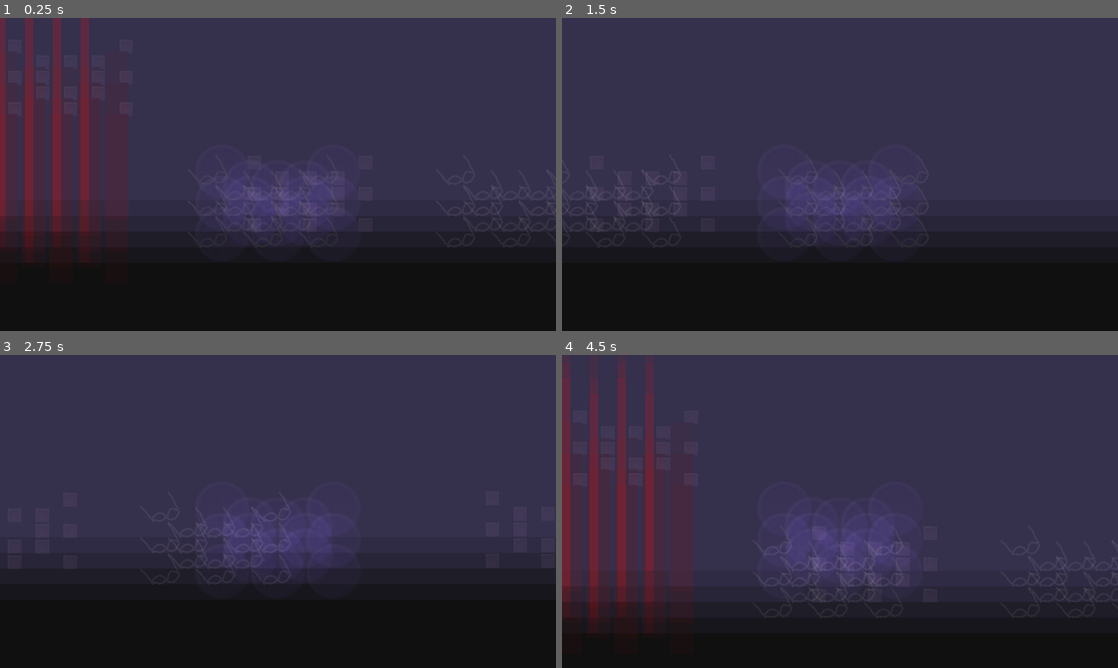
Above: before the commit, frames 1-4 (two rows, left to right).
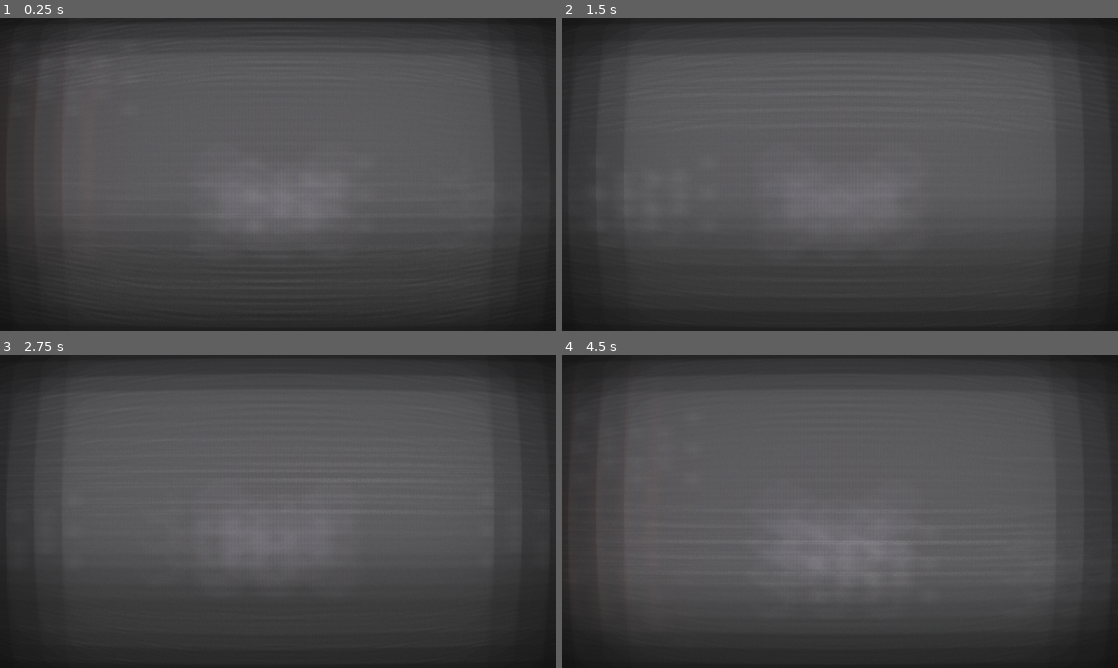
Above: after the commit, the same moments.

Repository: KaratePikachu/JamfestFall2024
Game: Godot game, scene res://Level/test_open_world.tscn
The game is run twice, just before and just after one commit, with the same random seed, the same clock (stepped at 60 frames per second) and the same inputs.
Inputs:
- Up to frame 1 (0.25 s): no input
- Up to frame 2 (1.5 s): tap Enter at 0.5 s; hold 5 (equip_drone) 0.53-1.28 s; hold D (move_right) from 0.53 s (still down); tap Space (jump) at 0.77 s; tap 3 (equip_infared) at 1.35 s
- Up to frame 3 (2.75 s): tap Space (jump) at 1.52 s; release D (move_right) at 2.03 s; hold A (move_left) from 2.03 s (still down); hold 8 (equip_kaleidoscope) from 2.03 s (still down)
- Up to frame 4 (4.5 s): release A (move_left) at 2.78 s; release 8 (equip_kaleidoscope) at 2.78 s; hold D (move_right) 2.78-4.28 s; tap 6 (equip_lidar) at 2.85 s; tap Space (jump) at 3.02, 3.77 s; hold 9 (equip_monocle) 3.53-4.28 s; hold A (move_left) from 4.28 s (still down); tap 7 (equip_normal) at 4.35 s

The runs differ from the first frame. In frame 1, 80% of the frame differs, in the area x 0-100%, y 0-99%; in frame 2, 77%; in frame 3, 77%; in frame 4, 79%.

Commit message:
Drone post processing

Diff:
--- a/Canvas/vision_effects.gd
+++ b/Canvas/vision_effects.gd
@@ -13,11 +13,13 @@
 func disable_vision():
 	$Blindness.visible = false
 	$Sunglasses.visible = false
+	$Drone.visible = false
 
 func enable_vision(glasses : Player.Glasses):
 	if(glasses == Player.Glasses.NONE):
 		$Blindness.visible = true
 	elif(glasses == Player.Glasses.SUNGLASSES):
 		$Sunglasses.visible = true
-
+	elif(glasses == Player.Glasses.DRONE):
+		$Drone.visible = true
 	pass
--- a/Canvas/vision_effects.tscn
+++ b/Canvas/vision_effects.tscn
@@ -1,8 +1,11 @@
-[gd_scene load_steps=7 format=3 uid="uid://dp7fxu33gf8m0"]
+[gd_scene load_steps=13 format=3 uid="uid://dp7fxu33gf8m0"]
 
 [ext_resource type="Script" path="res://Canvas/vision_effects.gd" id="1_58afm"]
 [ext_resource type="Shader" path="res://Shaders/blur.gdshader" id="2_72r2q"]
 [ext_resource type="Shader" path="res://Shaders/tint.gdshader" id="3_ng80b"]
+[ext_resource type="Shader" path="res://Shaders/Blur.gdshader" id="4_uxciv"]
+[ext_resource type="Shader" path="res://Shaders/VCR.gdshader" id="5_swjpv"]
+[ext_resource type="Shader" path="res://Shaders/Desaturation.gdshader" id="6_4jvwh"]
 
 [sub_resource type="ShaderMaterial" id="ShaderMaterial_jqcd5"]
 shader = ExtResource("2_72r2q")
@@ -21,6 +24,42 @@
 shader_parameter/lod = 0.0
 shader_parameter/x_blur_offest = 0.02
 shader_parameter/y_blur_offest = 0.02
+
+[sub_resource type="ShaderMaterial" id="ShaderMaterial_i3kl3"]
+shader = ExtResource("6_4jvwh")
+shader_parameter/contrast = 0.7
+shader_parameter/saturation = 0.3
+
+[sub_resource type="ShaderMaterial" id="ShaderMaterial_fiv3v"]
+shader = ExtResource("4_uxciv")
+shader_parameter/scale = 1.0
+shader_parameter/lod = 0.0
+shader_parameter/x_blur_offest = 0.01
+shader_parameter/y_blur_offest = 0.01
+
+[sub_resource type="ShaderMaterial" id="ShaderMaterial_brhrr"]
+shader = ExtResource("5_swjpv")
+shader_parameter/overlay = true
+shader_parameter/scanlines_opacity = 0.129
+shader_parameter/scanlines_width = 0.5
+shader_parameter/grille_opacity = 0.128
+shader_parameter/resolution = Vector2(640, 480)
+shader_parameter/pixelate = true
+shader_parameter/roll = true
+shader_parameter/roll_speed = 3.0
+shader_parameter/roll_size = 24.467
+shader_parameter/roll_variation = 1.336
+shader_parameter/distort_intensity = 0.033
+shader_parameter/noise_opacity = 0.222
+shader_parameter/noise_speed = 5.0
+shader_parameter/static_noise_intensity = 0.06
+shader_parameter/aberration = 4.75e-08
+shader_parameter/brightness = 1.1
+shader_parameter/discolor = true
+shader_parameter/warp_amount = 0.32
+shader_parameter/clip_warp = false
+shader_parameter/vignette_intensity = 0.4
+shader_parameter/vignette_opacity = 0.222
 
 [node name="VisionEffects" type="CanvasLayer"]
 script = ExtResource("1_58afm")
@@ -58,3 +97,38 @@
 grow_vertical = 2
 size_flags_horizontal = 3
 size_flags_vertical = 3
+
+[node name="Drone" type="CanvasLayer" parent="."]
+
+[node name="CanvasLayer" type="CanvasLayer" parent="Drone"]
+
+[node name="Destauration" type="ColorRect" parent="Drone/CanvasLayer"]
+material = SubResource("ShaderMaterial_i3kl3")
+anchors_preset = 15
+anchor_right = 1.0
+anchor_bottom = 1.0
+grow_horizontal = 2
+grow_vertical = 2
+metadata/_edit_use_anchors_ = true
+
+[node name="CanvasLayer2" type="CanvasLayer" parent="Drone"]
+
+[node name="Blur" type="ColorRect" parent="Drone/CanvasLayer2"]
+material = SubResource("ShaderMaterial_fiv3v")
+anchors_preset = 15
+anchor_right = 1.0
+anchor_bottom = 1.0
+grow_horizontal = 2
+grow_vertical = 2
+metadata/_edit_use_anchors_ = true
+
+[node name="CanvasLayer3" type="CanvasLayer" parent="Drone"]
+
+[node name="VCR" type="ColorRect" parent="Drone/CanvasLayer3"]
+material = SubResource("ShaderMaterial_brhrr")
+anchors_preset = 15
+anchor_right = 1.0
+anchor_bottom = 1.0
+grow_horizontal = 2
+grow_vertical = 2
+metadata/_edit_use_anchors_ = true
--- /dev/null
+++ b/Shaders/Desaturation.gdshader
@@ -0,0 +1,16 @@
+shader_type canvas_item;
+
+
+uniform sampler2D SCREEN_TEXTURE: hint_screen_texture, repeat_disable, filter_nearest;
+
+uniform float contrast = 1.0;
+uniform float saturation = 1.0;
+
+void fragment() {
+    vec3 c = textureLod(SCREEN_TEXTURE, SCREEN_UV, 0.0).rgb;
+
+    c.rgb = mix(vec3(0.5), c.rgb, contrast);
+    c.rgb = mix(vec3(dot(vec3(1.0), c.rgb) * 0.33333), c.rgb, saturation);
+
+    COLOR.rgb = c;
+}
--- /dev/null
+++ b/Shaders/Screen post proccessing effects.tscn
@@ -0,0 +1,42 @@
+[gd_scene load_steps=5 format=3 uid="uid://ch3jcnxn5rxvu"]
+
+[ext_resource type="Shader" path="res://Shaders/Blur.gdshader" id="1_wryif"]
+[ext_resource type="Shader" path="res://Shaders/Sunglasses.gdshader" id="2_61tgl"]
+
+[sub_resource type="ShaderMaterial" id="ShaderMaterial_2u8dp"]
+shader = ExtResource("1_wryif")
+shader_parameter/scale = 1.0
+shader_parameter/lod = 0.0
+shader_parameter/x_blur_offest = 0.03
+shader_parameter/y_blur_offest = 0.03
+
+[sub_resource type="ShaderMaterial" id="ShaderMaterial_phv0s"]
+shader = ExtResource("2_61tgl")
+shader_parameter/sunGlass_color = Color(0.117647, 0.117647, 0.117647, 0.745098)
+
+[node name="Node2D" type="Node2D"]
+
+[node name="CanvasLayer" type="CanvasLayer" parent="."]
+
+[node name="BlurScreen" type="ColorRect" parent="CanvasLayer"]
+material = SubResource("ShaderMaterial_2u8dp")
+anchors_preset = 15
+anchor_right = 1.0
+anchor_bottom = 1.0
+grow_horizontal = 2
+grow_vertical = 2
+
+[node name="SunglassesScreen" type="ColorRect" parent="CanvasLayer"]
+material = SubResource("ShaderMaterial_phv0s")
+anchors_preset = 15
+anchor_right = 1.0
+anchor_bottom = 1.0
+grow_horizontal = 2
+grow_vertical = 2
+
+[node name="ColorRect" type="ColorRect" parent="CanvasLayer"]
+anchors_preset = 15
+anchor_right = 1.0
+anchor_bottom = 1.0
+grow_horizontal = 2
+grow_vertical = 2
--- /dev/null
+++ b/Shaders/Sunglasses.gdshader
@@ -0,0 +1,11 @@
+shader_type canvas_item;
+// 1e1e1ebe new for source color (old = 646464e7)
+uniform vec4 sunGlass_color : source_color;
+void vertex() {
+	// Called for every vertex the material is visible on.
+}
+
+void fragment() {
+	// Called for every pixel the material is visible on.
+	COLOR *= sunGlass_color;
+}
--- /dev/null
+++ b/Shaders/Test/VCR test.tscn
@@ -0,0 +1,79 @@
+[gd_scene load_steps=8 format=3 uid="uid://211fpmpt7lgc"]
+
+[ext_resource type="Texture2D" uid="uid://b4kmo1gwee084" path="res://Shaders/Test/20230708_101806-47f4.jpg" id="1_y85um"]
+[ext_resource type="Shader" path="res://Shaders/Blur.gdshader" id="2_neav7"]
+[ext_resource type="Shader" path="res://Shaders/VCR.gdshader" id="3_q204k"]
+[ext_resource type="Shader" path="res://Shaders/Desaturation.gdshader" id="4_56w21"]
+
+[sub_resource type="ShaderMaterial" id="ShaderMaterial_jbqip"]
+shader = ExtResource("4_56w21")
+shader_parameter/contrast = 0.7
+shader_parameter/saturation = 0.3
+
+[sub_resource type="ShaderMaterial" id="ShaderMaterial_a2rgc"]
+shader = ExtResource("2_neav7")
+shader_parameter/scale = 1.0
+shader_parameter/lod = 0.0
+shader_parameter/x_blur_offest = 0.01
+shader_parameter/y_blur_offest = 0.01
+
+[sub_resource type="ShaderMaterial" id="ShaderMaterial_h7oav"]
+shader = ExtResource("3_q204k")
+shader_parameter/overlay = true
+shader_parameter/scanlines_opacity = 0.129
+shader_parameter/scanlines_width = 0.5
+shader_parameter/grille_opacity = 0.128
+shader_parameter/resolution = Vector2(640, 480)
+shader_parameter/pixelate = true
+shader_parameter/roll = true
+shader_parameter/roll_speed = 3.0
+shader_parameter/roll_size = 24.467
+shader_parameter/roll_variation = 1.336
+shader_parameter/distort_intensity = 0.033
+shader_parameter/noise_opacity = 0.222
+shader_parameter/noise_speed = 5.0
+shader_parameter/static_noise_intensity = 0.06
+shader_parameter/aberration = 4.75e-08
+shader_parameter/brightness = 1.1
+shader_parameter/discolor = true
+shader_parameter/warp_amount = 0.32
+shader_parameter/clip_warp = false
+shader_parameter/vignette_intensity = 0.4
+shader_parameter/vignette_opacity = 0.222
+
+[node name="Node2D" type="Node2D"]
+
+[node name="Sprite2D" type="Sprite2D" parent="."]
+texture = ExtResource("1_y85um")
+
+[node name="Drone" type="CanvasLayer" parent="."]
+
+[node name="CanvasLayer" type="CanvasLayer" parent="Drone"]
+
+[node name="Destauration" type="ColorRect" parent="Drone/CanvasLayer"]
+material = SubResource("ShaderMaterial_jbqip")
+anchors_preset = 15
+anchor_right = 1.0
+anchor_bottom = 1.0
+grow_horizontal = 2
+grow_vertical = 2
+
+[node name="CanvasLayer2" type="CanvasLayer" parent="Drone"]
+
+[node name="Blur" type="ColorRect" parent="Drone/CanvasLayer2"]
+material = SubResource("ShaderMaterial_a2rgc")
+anchors_preset = 15
+anchor_right = 1.0
+anchor_bottom = 1.0
+grow_horizontal = 2
+grow_vertical = 2
+
+[node name="CanvasLayer3" type="CanvasLayer" parent="Drone"]
+
+[node name="VCR" type="ColorRect" parent="Drone/CanvasLayer3"]
+material = SubResource("ShaderMaterial_h7oav")
+anchors_preset = 15
+anchor_right = 1.0
+anchor_bottom = 1.0
+grow_horizontal = 2
+grow_vertical = 2
--- /dev/null
+++ b/Shaders/VCR.gdshader
@@ -0,0 +1,232 @@
+/*
+Shader from Godot Shaders - the free shader library.
+godotshaders.com/shader/VHS-and-CRT-monitor-effect
+
+This shader is under CC0 license. Feel free to use, improve and
+change this shader according to your needs and consider sharing
+the modified result to godotshaders.com.
+*/
+
+shader_type canvas_item;
+
+
+uniform sampler2D SCREEN_TEXTURE: hint_screen_texture, repeat_disable, filter_linear_mipmap;
+
+//*** IMPORTANT! ***/
+// - If you are using this shader to affect the node it is applied to set 'overlay' to false (unchecked in the instepctor).
+// - If you are using this shader as an overlay, and want the shader to affect the nodes below in the Scene hierarchy,
+//   set 'overlay' to true (checked in the inspector).
+// On Mac there is potentially a bug causing this to not work properly. If that is the case and you want to use the shader as an overlay
+// change all "overlay ? SCREEN_TEXTURE : TEXTURE" to only "SCREEN_TEXTURE" on lines 129-140, and "vec2 uv = overlay ? warp(SCREEN_UV) : warp(UV);"
+// to "vec2 uv = warp(SCREEN_UV);" on line 98.
+uniform bool overlay = false;
+
+uniform float scanlines_opacity : hint_range(0.0, 1.0) = 0.4;
+uniform float scanlines_width : hint_range(0.0, 0.5) = 0.25;
+uniform float grille_opacity : hint_range(0.0, 1.0) = 0.3;
+uniform vec2 resolution = vec2(640.0, 480.0); // Set the number of rows and columns the texture will be divided in. Scanlines and grille will make a square based on these values
+
+uniform bool pixelate = true; // Fill each square ("pixel") with a sampled color, creating a pixel look and a more accurate representation of how a CRT monitor would work.
+
+uniform bool roll = true;
+uniform float roll_speed = 8.0; // Positive values are down, negative are up
+uniform float roll_size : hint_range(0.0, 100.0) = 15.0;
+uniform float roll_variation : hint_range(0.1, 5.0) = 1.8; // This valie is not an exact science. You have to play around with the value to find a look you like. How this works is explained in the code below.
+uniform float distort_intensity : hint_range(0.0, 0.2) = 0.05; // The distortion created by the rolling effect.
+
+uniform float noise_opacity : hint_range(0.0, 1.0) = 0.4;
+uniform float noise_speed = 5.0; // There is a movement in the noise pattern that can be hard to see first. This sets the speed of that movement.
+
+uniform float static_noise_intensity : hint_range(0.0, 1.0) = 0.06;
+
+uniform float aberration : hint_range(-1.0, 1.0) = 0.03; // Chromatic aberration, a distortion on each color channel.
+uniform float brightness = 1.4; // When adding scanline gaps and grille the image can get very dark. Brightness tries to compensate for that.
+uniform bool discolor = true; // Add a discolor effect simulating a VHS
+
+uniform float warp_amount :hint_range(0.0, 5.0) = 1.0; // Warp the texture edges simulating the curved glass of a CRT monitor or old TV.
+uniform bool clip_warp = false;
+
+uniform float vignette_intensity = 0.4; // Size of the vignette, how far towards the middle it should go.
+uniform float vignette_opacity : hint_range(0.0, 1.0) = 0.5;
+
+// Used by the noise functin to generate a pseudo random value between 0.0 and 1.0
+vec2 random(vec2 uv){
+    uv = vec2( dot(uv, vec2(127.1,311.7) ),
+               dot(uv, vec2(269.5,183.3) ) );
+    return -1.0 + 2.0 * fract(sin(uv) * 43758.5453123);
+}
+
+// Generate a Perlin noise used by the distortion effects
+float noise(vec2 uv) {
+    vec2 uv_index = floor(uv);
+    vec2 uv_fract = fract(uv);
+
+    vec2 blur = smoothstep(0.0, 1.0, uv_fract);
+
+    return mix( mix( dot( random(uv_index + vec2(0.0,0.0) ), uv_fract - vec2(0.0,0.0) ),
+                     dot( random(uv_index + vec2(1.0,0.0) ), uv_fract - vec2(1.0,0.0) ), blur.x),
+                mix( dot( random(uv_index + vec2(0.0,1.0) ), uv_fract - vec2(0.0,1.0) ),
+                     dot( random(uv_index + vec2(1.0,1.0) ), uv_fract - vec2(1.0,1.0) ), blur.x), blur.y) * 0.5 + 0.5;
+}
+
+// Takes in the UV and warps the edges, creating the spherized effect
+vec2 warp(vec2 uv){
+	vec2 delta = uv - 0.5;
+	float delta2 = dot(delta.xy, delta.xy);
+	float delta4 = delta2 * delta2;
+	float delta_offset = delta4 * warp_amount;
+
+	return uv + delta * delta_offset;
+}
+
+// Adds a black border to hide stretched pixel created by the warp effect
+float border (vec2 uv){
+	float radius = min(warp_amount, 0.08);
+	radius = max(min(min(abs(radius * 2.0), abs(1.0)), abs(1.0)), 1e-5);
+	vec2 abs_uv = abs(uv * 2.0 - 1.0) - vec2(1.0, 1.0) + radius;
+	float dist = length(max(vec2(0.0), abs_uv)) / radius;
+	float square = smoothstep(0.96, 1.0, dist);
+	return clamp(1.0 - square, 0.0, 1.0);
+}
+
+// Adds a vignette shadow to the edges of the image
+float vignette(vec2 uv){
+	uv *= 1.0 - uv.xy;
+	float vignette = uv.x * uv.y * 15.0;
+	return pow(vignette, vignette_intensity * vignette_opacity);
+}
+
+void fragment()
+{
+	vec2 uv = overlay ? warp(SCREEN_UV) : warp(UV); // Warp the uv. uv will be used in most cases instead of UV to keep the warping
+	vec2 text_uv = uv;
+	vec2 roll_uv = vec2(0.0);
+	float time = roll ? TIME : 0.0;
+
+
+	// Pixelate the texture based on the given resolution.
+	if (pixelate)
+	{
+		text_uv = ceil(uv * resolution) / resolution;
+	}
+
+	// Create the rolling effect. We need roll_line a bit later to make the noise effect.
+	// That is why this runs if roll is true OR noise_opacity is over 0.
+	float roll_line = 0.0;
+	if (roll || noise_opacity > 0.0)
+	{
+		// Create the areas/lines where the texture will be distorted.
+		roll_line = smoothstep(0.3, 0.9, sin(uv.y * roll_size - (time * roll_speed) ) );
+		// Create more lines of a different size and apply to the first set of lines. This creates a bit of variation.
+		roll_line *= roll_line * smoothstep(0.3, 0.9, sin(uv.y * roll_size * roll_variation - (time * roll_speed * roll_variation) ) );
+		// Distort the UV where where the lines are
+		roll_uv = vec2(( roll_line * distort_intensity * (1.-UV.x)), 0.0);
+	}
+
+	vec4 text;
+	if (roll)
+	{
+		// If roll is true distort the texture with roll_uv. The texture is split up into RGB to
+		// make some chromatic aberration. We apply the aberration to the red and green channels accorging to the aberration parameter
+		// and intensify it a bit in the roll distortion.
+		text.r = texture(SCREEN_TEXTURE, text_uv + roll_uv * 0.8 + vec2(aberration, 0.0) * .1).r;
+		text.g = texture(SCREEN_TEXTURE, text_uv + roll_uv * 1.2 - vec2(aberration, 0.0) * .1 ).g;
+		text.b = texture(SCREEN_TEXTURE, text_uv + roll_uv).b;
+		text.a = 1.0;
+	}
+	else
+	{
+		// If roll is false only apply the aberration without any distorion. The aberration values are very small so the .1 is only
+		// to make the slider in the Inspector less sensitive.
+		text.r = texture(SCREEN_TEXTURE, text_uv + vec2(aberration, 0.0) * .1).r;
+		text.g = texture(SCREEN_TEXTURE, text_uv - vec2(aberration, 0.0) * .1).g;
+		text.b = texture(SCREEN_TEXTURE, text_uv).b;
+		text.a = 1.0;
+	}
+
+	float r = text.r;
+	float g = text.g;
+	float b = text.b;
+
+	uv = warp(UV);
+
+	// CRT monitors don't have pixels but groups of red, green and blue dots or lines, called grille. We isolate the texture's color channels
+	// and divide it up in 3 offsetted lines to show the red, green and blue colors next to each other, with a small black gap between.
+	if (grille_opacity > 0.0){
+
+		float g_r = smoothstep(0.85, 0.95, abs(sin(uv.x * (resolution.x * 3.14159265))));
+		r = mix(r, r * g_r, grille_opacity);
+
+		float g_g = smoothstep(0.85, 0.95, abs(sin(1.05 + uv.x * (resolution.x * 3.14159265))));
+		g = mix(g, g * g_g, grille_opacity);
+
+		float b_b = smoothstep(0.85, 0.95, abs(sin(2.1 + uv.x * (resolution.x * 3.14159265))));
+		b = mix(b, b * b_b, grille_opacity);
+
+	}
+
+	// Apply the grille to the texture's color channels and apply Brightness. Since the grille and the scanlines (below) make the image very dark you
+	// can compensate by increasing the brightness.
+	text.r = clamp(r * brightness, 0.0, 1.0);
+	text.g = clamp(g * brightness, 0.0, 1.0);
+	text.b = clamp(b * brightness, 0.0, 1.0);
+
+	// Scanlines are the horizontal lines that make up the image on a CRT monitor.
+	// Here we are actual setting the black gap between each line, which I guess is not the right definition of the word, but you get the idea
+	float scanlines = 0.5;
+	if (scanlines_opacity > 0.0)
+	{
+		// Same technique as above, create lines with sine and applying it to the texture. Smoothstep to allow setting the line size.
+		scanlines = smoothstep(scanlines_width, scanlines_width + 0.5, abs(sin(uv.y * (resolution.y * 3.14159265))));
+		text.rgb = mix(text.rgb, text.rgb * vec3(scanlines), scanlines_opacity);
+	}
+
+	// Apply the banded noise.
+	if (noise_opacity > 0.0)
+	{
+		// Generate a noise pattern that is very stretched horizontally, and animate it with noise_speed
+		float noise = smoothstep(0.4, 0.5, noise(uv * vec2(2.0, 200.0) + vec2(10.0, (TIME * (noise_speed))) ) );
+
+		// We use roll_line (set above) to define how big the noise should be vertically (multiplying cuts off all black parts).
+		// We also add in some basic noise with random() to break up the noise pattern above. The noise is sized according to
+		// the resolution value set in the inspector. If you don't like this look you can
+		// change "ceil(uv * resolution) / resolution" to only "uv" to make it less pixelated. Or multiply resolution with som value
+		// greater than 1.0 to make them smaller.
+		roll_line *= noise * scanlines * clamp(random((ceil(uv * resolution) / resolution) + vec2(TIME * 0.8, 0.0)).x + 0.8, 0.0, 1.0);
+		// Add it to the texture based on noise_opacity
+		text.rgb = clamp(mix(text.rgb, text.rgb + roll_line, noise_opacity), vec3(0.0), vec3(1.0));
+	}
+
+	// Apply static noise by generating it over the whole screen in the same way as above
+	if (static_noise_intensity > 0.0)
+	{
+		text.rgb += clamp(random((ceil(uv * resolution) / resolution) + fract(TIME)).x, 0.0, 1.0) * static_noise_intensity;
+	}
+
+	// Apply a black border to hide imperfections caused by the warping.
+	// Also apply the vignette
+	text.rgb *= border(uv);
+	text.rgb *= vignette(uv);
+	// Hides the black border and make that area transparent. Good if you want to add the the texture on top an image of a TV or monitor.
+	if (clip_warp)
+	{
+		text.a = border(uv);
+	}
+
+	// Apply discoloration to get a VHS look (lower saturation and higher contrast)
+	// You can play with the values below or expose them in the Inspector.
+	float saturation = 0.5;
+	float contrast = 1.2;
+	if (discolor)
+	{
+		// Saturation
+		vec3 greyscale = vec3(text.r + text.g + text.b) / 3.;
+		text.rgb = mix(text.rgb, greyscale, saturation);
+
+		// Contrast
+		float midpoint = pow(0.5, 2.2);
+		text.rgb = (text.rgb - vec3(midpoint)) * contrast + midpoint;
+	}
+
+	COLOR = text;
+}
--- /dev/null
+++ b/Shaders/test_shader.gdshader
@@ -0,0 +1,25 @@
+shader_type canvas_item;
+
+uniform vec2 size = vec2(32.0, 28.0);
+// If you intend to read from mipmaps with `textureLod()` LOD values greater than `0.0`,
+// use `filter_nearest_mipmap` instead. This shader doesn't require it.
+uniform sampler2D screen_texture : source_color, hint_screen_texture, repeat_disable, filter_nearest;
+
+void fragment() {
+        vec2 norm_size = size * SCREEN_PIXEL_SIZE;
+        bool half = mod(SCREEN_UV.y / 2.0, norm_size.y) / norm_size.y < 0.5;
+        vec2 uv = SCREEN_UV + vec2(norm_size.x * 0.5 * float(half), 0.0);
+        vec2 center_uv = floor(uv / norm_size) * norm_size;
+        vec2 norm_uv = mod(uv, norm_size) / norm_size;
+        center_uv += mix(vec2(0.0, 0.0),
+                         mix(mix(vec2(norm_size.x, -norm_size.y),
+                                 vec2(0.0, -norm_size.y),
+                                 float(norm_uv.x < 0.5)),
+                             mix(vec2(0.0, -norm_size.y),
+                                 vec2(-norm_size.x, -norm_size.y),
+                                 float(norm_uv.x < 0.5)),
+                             float(half)),
+                         float(norm_uv.y < 0.3333333) * float(norm_uv.y / 0.3333333 < (abs(norm_uv.x - 0.5) * 2.0)));
+
+        COLOR = textureLod(screen_texture, center_uv, 0.0);
+}
